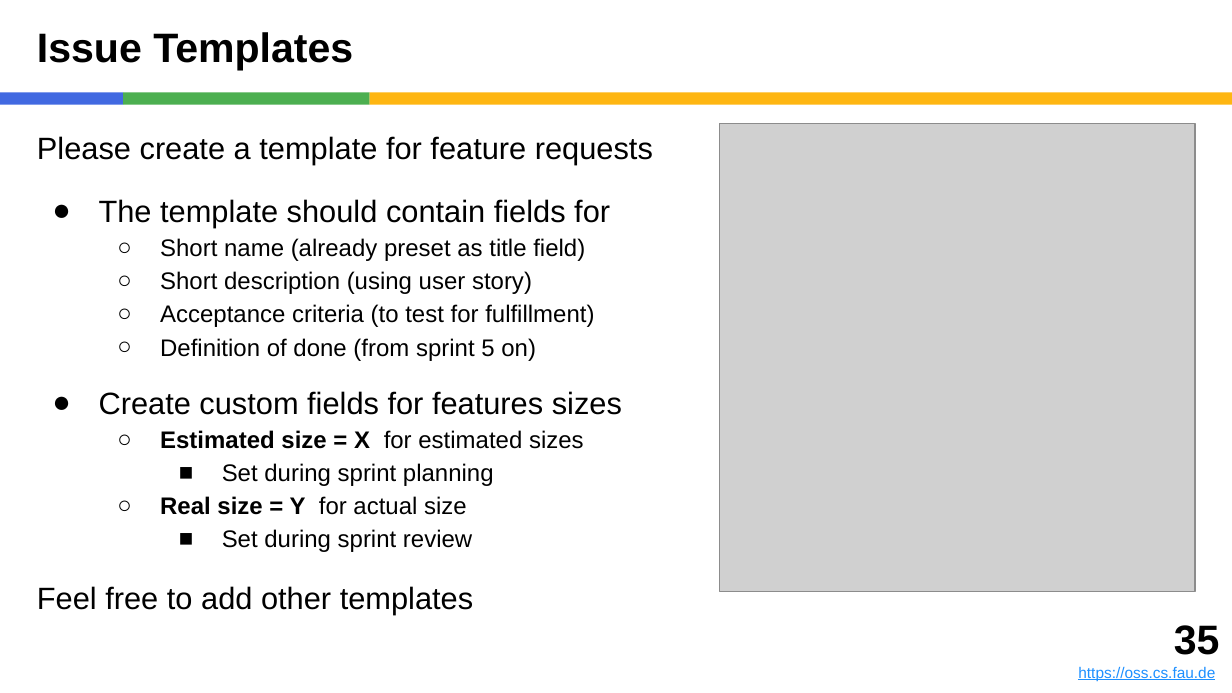
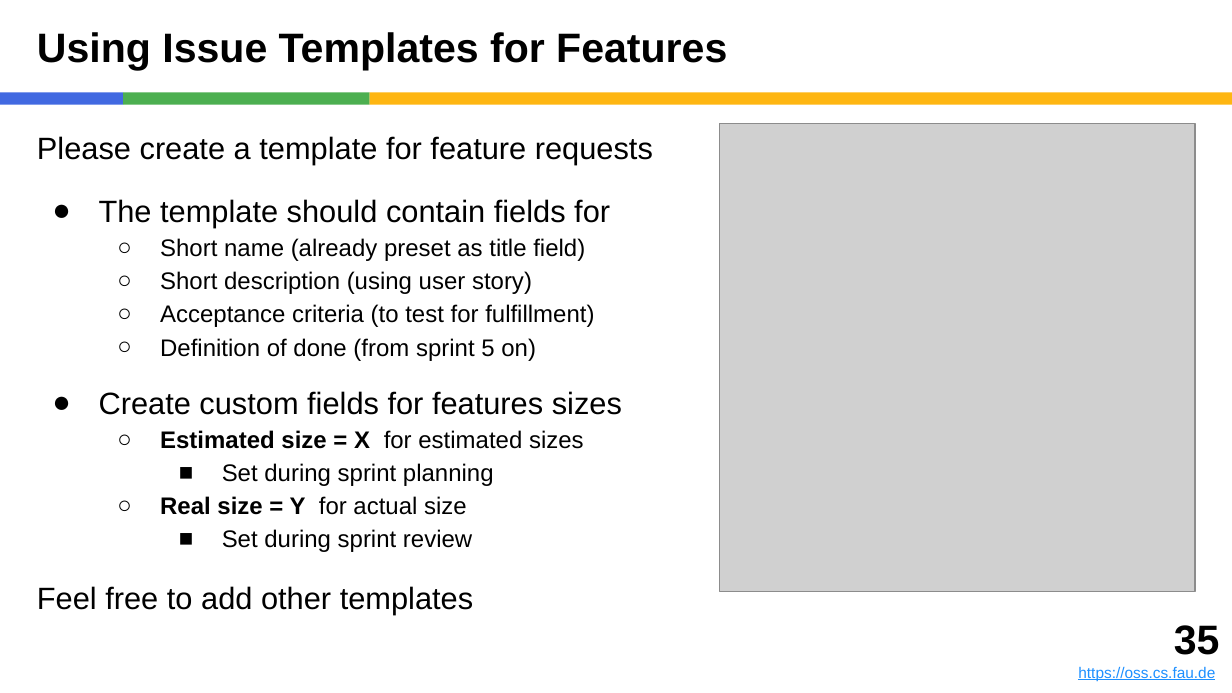
Before and after one commit to dirkriehle/amos-course, a slide deck: slide 35 of Lecture slides/AMOS B01 - Team and Tools.pptx. Drawn at 1232x693 pixels with LibreOffice and Linux fonts; fonts in the diff are those of the drawing; grey boxes stand for pictures. Boxes give left, top, right and bottom in pixels: in the first picture for what was removed or moved away, otherwise in the second. Text is boxed around its words. In the diff, an @@ line names an element or a change of style, - is before the commit and + after.

```diff
--- a/Lecture slides/AMOS B01 - Team and Tools.pptx
+++ b/Lecture slides/AMOS B01 - Team and Tools.pptx
@@ title at bbox=[37, 32, 727, 70]: text changed @@
-Issue Templates
+Using Issue Templates for Features
```
Also in this commit, not shown: 9 other slides changed, 3 slides added, 1 slide removed, 15 other files.
